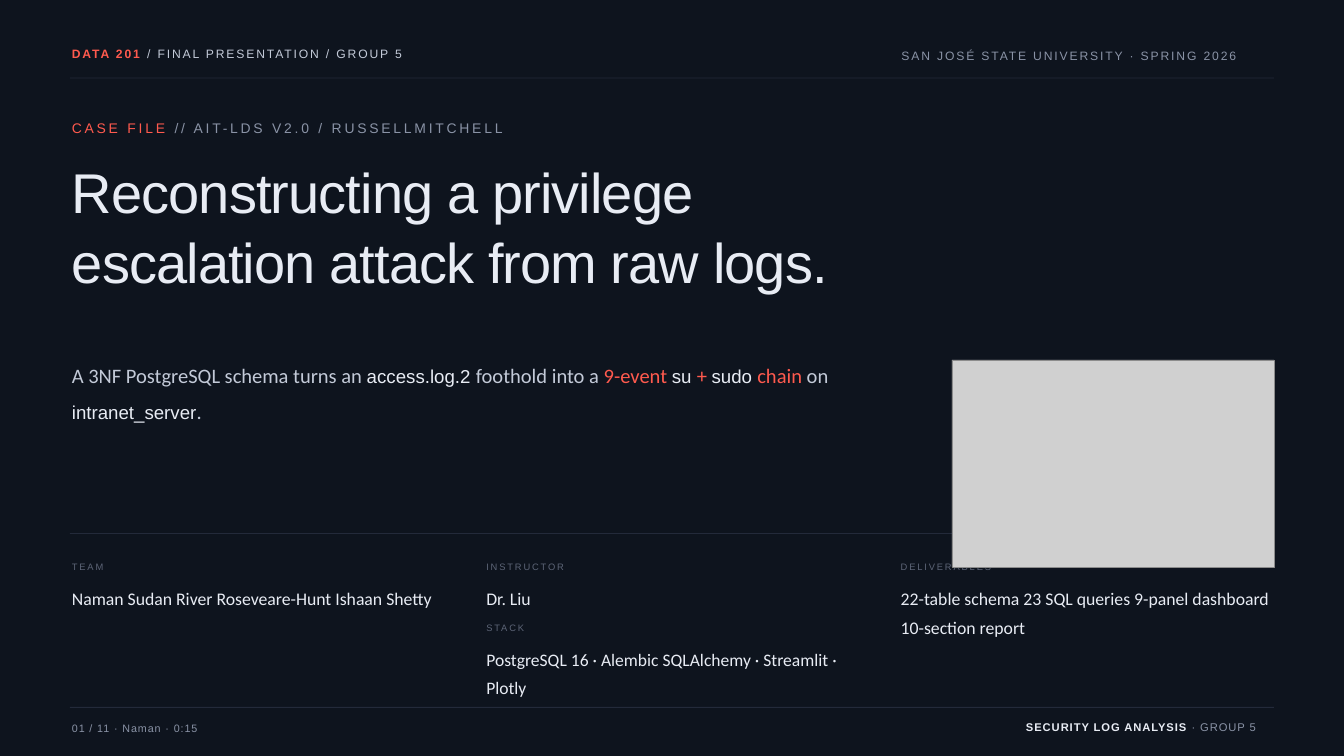
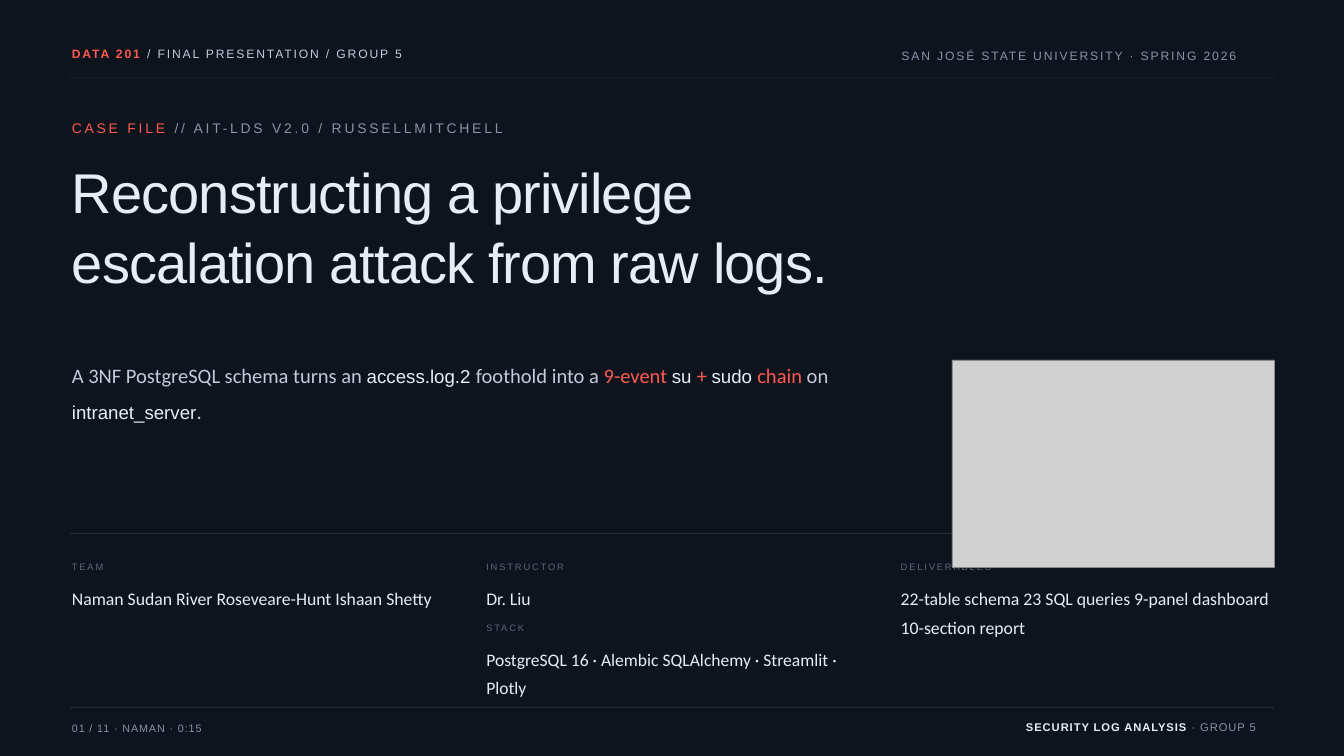
Before and after one commit to NamanSudan/data-201-security-log-analysis, a slide deck: slide 1 of presentation/final-presentation/DATA-201-Final-Presentation-Group-5-Security_Log_Analysis.pptx. Drawn at 1344x756 pixels with LibreOffice and Linux fonts; fonts in the diff are those of the drawing; grey boxes stand for pictures. Boxes give left, top, right and bottom in pixels: in the first picture for what was removed or moved away, otherwise in the second. Text is boxed around its words. In the diff, an @@ line names an element or a change of style, - is before the commit and + after.

Commit message:
final presentation slides updates

```diff
--- a/presentation/final-presentation/DATA-201-Final-Presentation-Group-5-Security_Log_Analysis.pptx
+++ b/presentation/final-presentation/DATA-201-Final-Presentation-Group-5-Security_Log_Analysis.pptx
@@ text at [72,724,202,732]: text changed @@
-01 / 11 · Naman · 0:15
+01 / 11 · NAMAN · 0:15
```
Also in this commit, not shown: 4 other slides changed, 1 other file.
